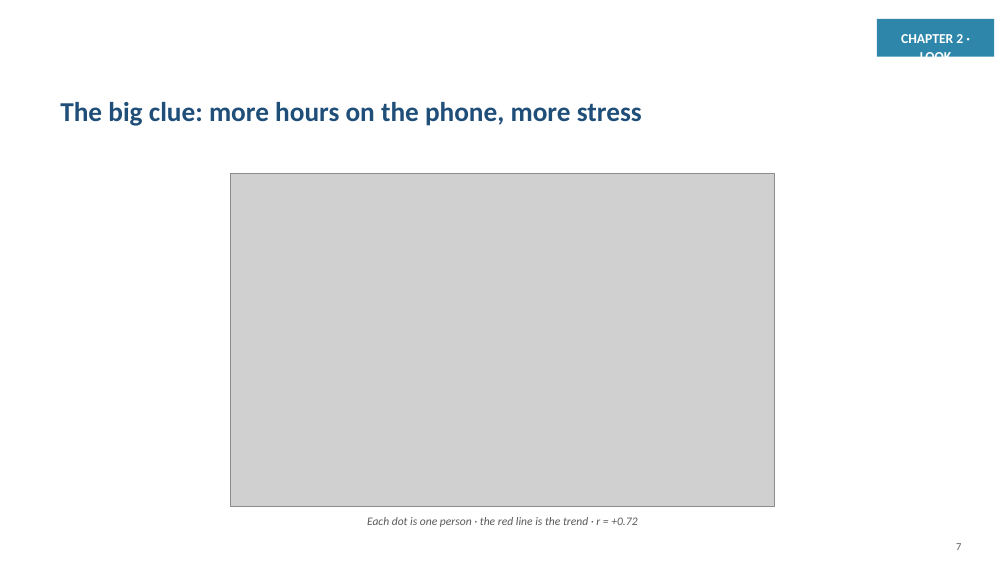
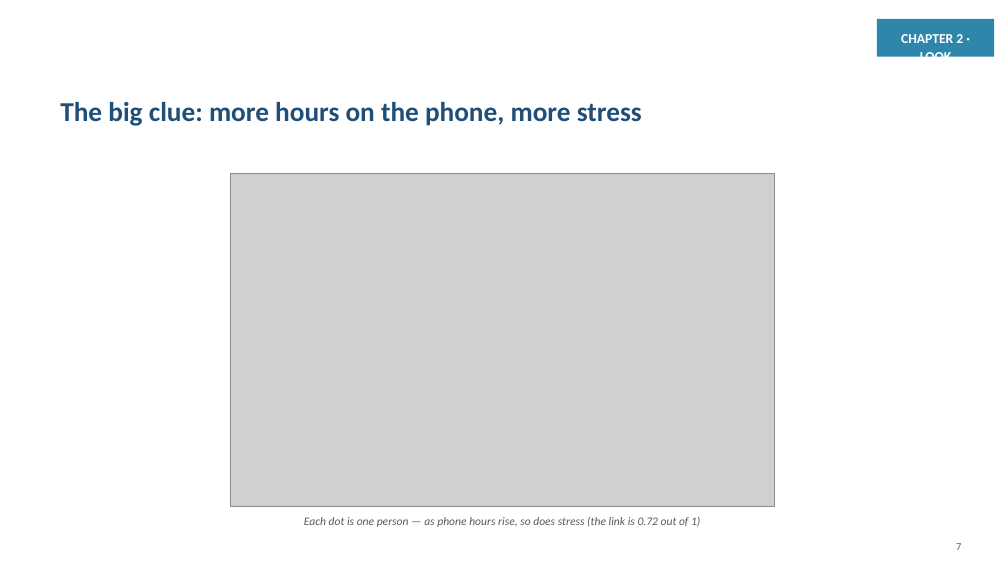
Before and after one commit to jaismine19/social-media-stress-analysis, a slide deck: slide 7 of presentation/Social_Media_Stress_Presentation.pptx. Drawn at 1008x567 pixels with LibreOffice and Linux fonts; fonts in the diff are those of the drawing; grey boxes stand for pictures. Boxes give left, top, right and bottom in pixels: in the first picture for what was removed or moved away, otherwise in the second. Text is boxed around its words. In the diff, an @@ line names an element or a change of style, - is before the commit and + after.

```diff
--- a/presentation/Social_Media_Stress_Presentation.pptx
+++ b/presentation/Social_Media_Stress_Presentation.pptx
@@ text at <box>304,517,700,527</box>: text changed @@
-Each dot is one person · the red line is the trend · r = +0.72
+Each dot is one person — as phone hours rise, so does stress (the link is 0.72 out of 1)
```
Also in this commit, not shown: 10 other slides changed.
